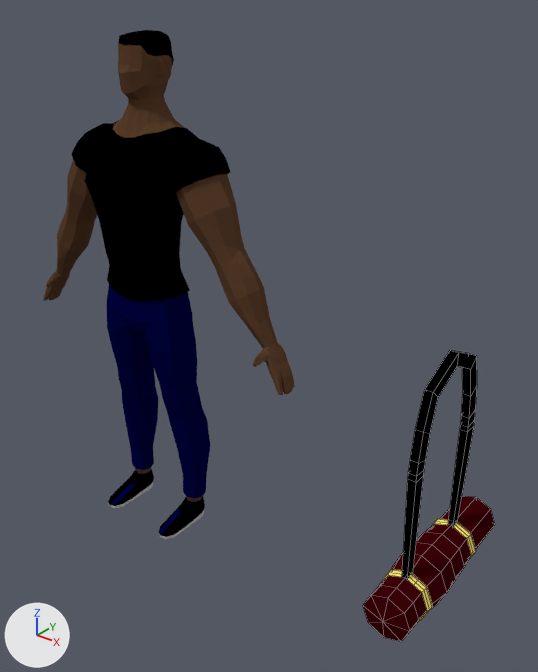
A saved change to the Blender file Documentacao/Personagens/Pedro Cardoso/marombado.blend.
Before and after are seen from a 50 mm camera at (1.83, -1.65, 1.91) aimed at (0.44, 0.1, 0.83). Lighting does not change. The marker at lower left points along +X, +Y and +Z. Mesh edges are drawn as thin lines on the coarser meshes.

Objects in the first picture: 'Bolsa', 'Corpo'.
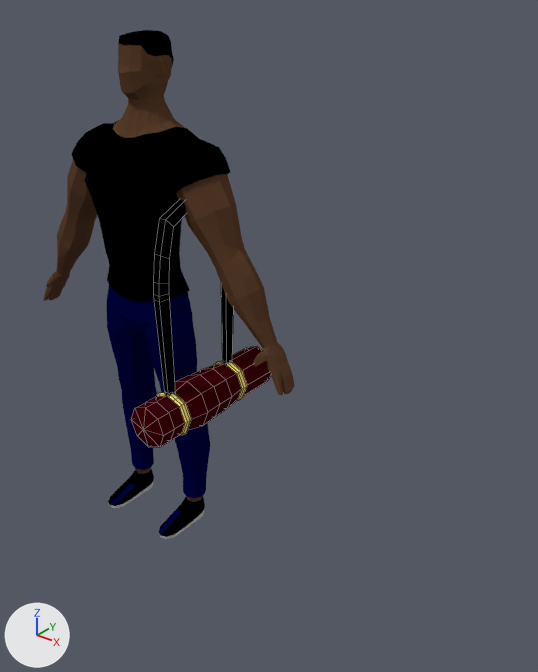
What the commit changed:
me_cylinder_005 has 202 vertices, 174 faces and spans x 4.37..5.12, y -1.08..1.45, z -3.17..0.25.
me_cylinder_005 is used by ob_bolsa; location (0.0, -0.006, 0.962); scale (0.239, 0.239, 0.239).
me_cylinder_005 part 1: the whole mesh is moved by (-4.75, -0.03, 2.3).
Object 'Bolsa' (ob_bolsa) moves from (0.0, -0.006, 0.962) to (0.241, -0.04, 0.7).

What differs and where, as boxes [x1, y1, x2, y2] in the pictures (538 x 672 px):
'Bolsa', moved: before [363, 350, 495, 642]; after [132, 199, 271, 447]
